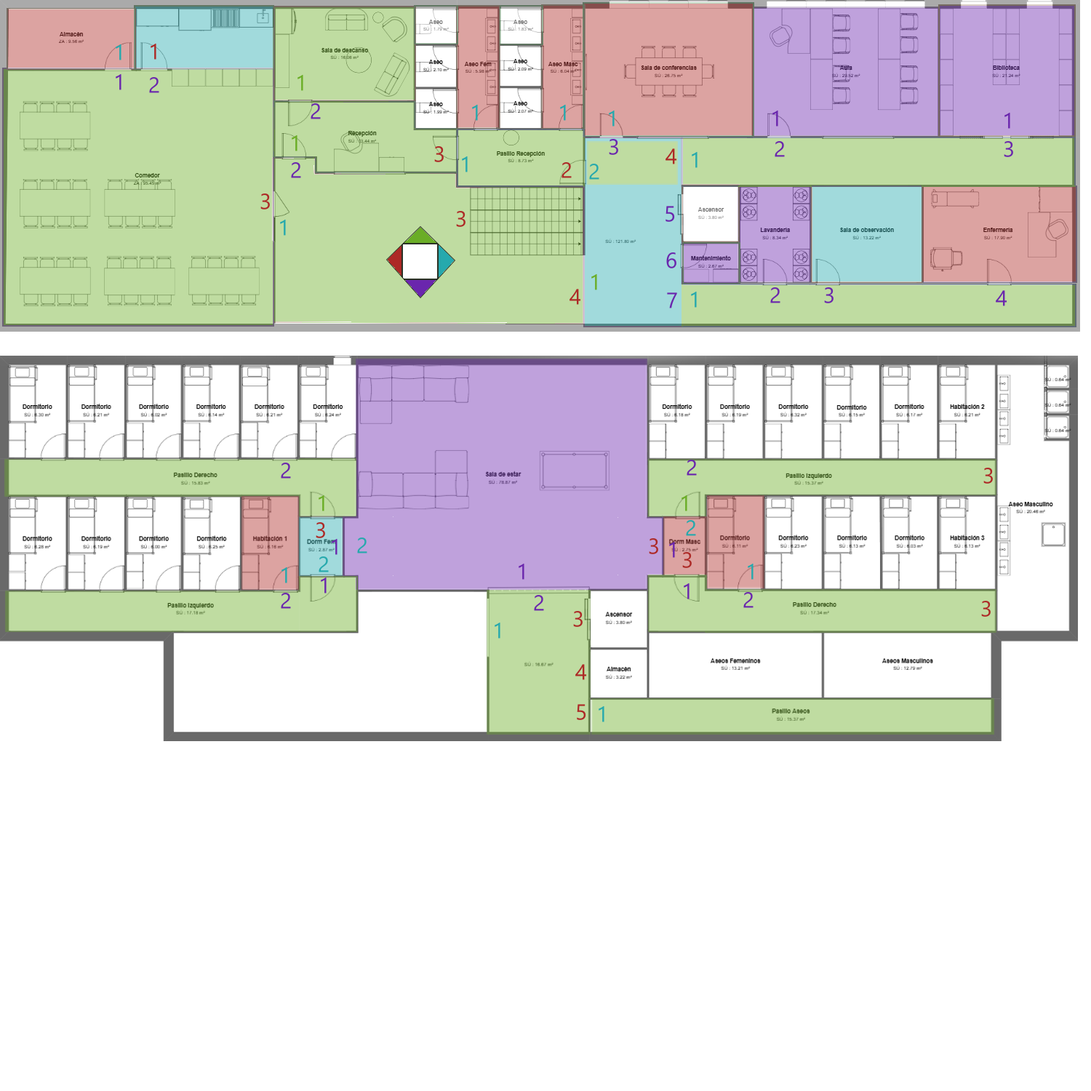
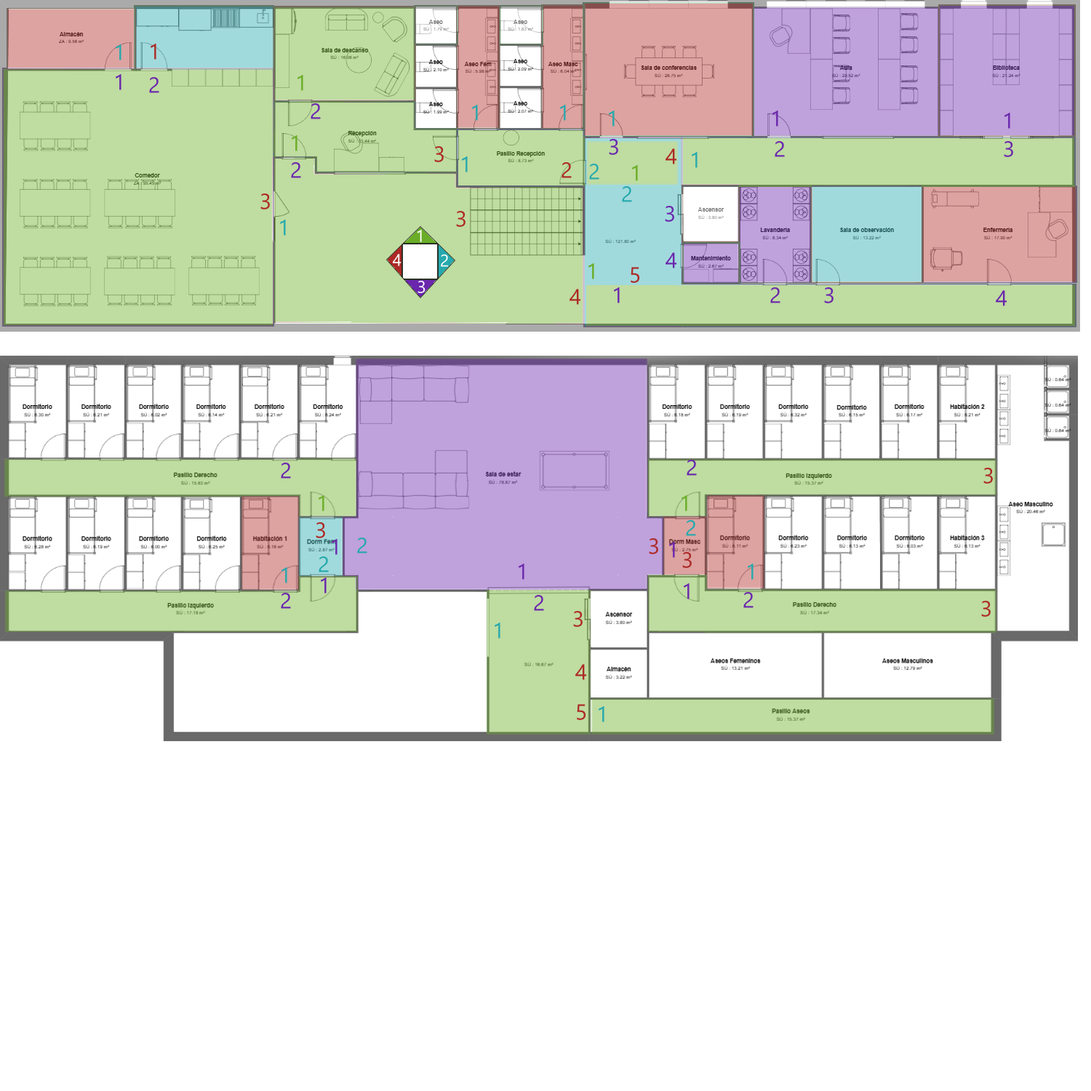
Layer changes from the first (1091, 1091) image to the second:
painted on "Capa de pintura 2" (2nd of 2) over 119, 45, 698, 611
painted on "2f" over 290, 477, 545, 611
painted on "1F" over 119, 45, 698, 326
